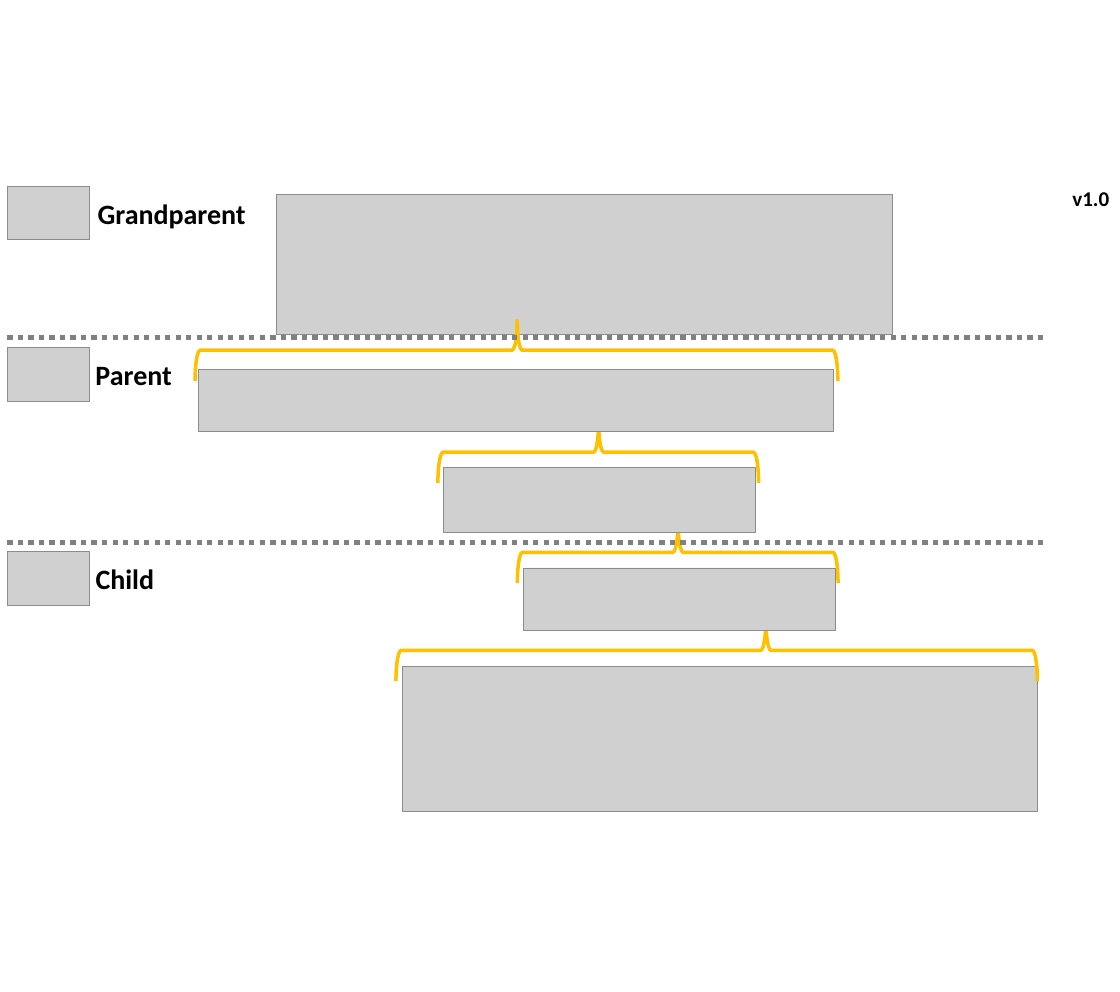
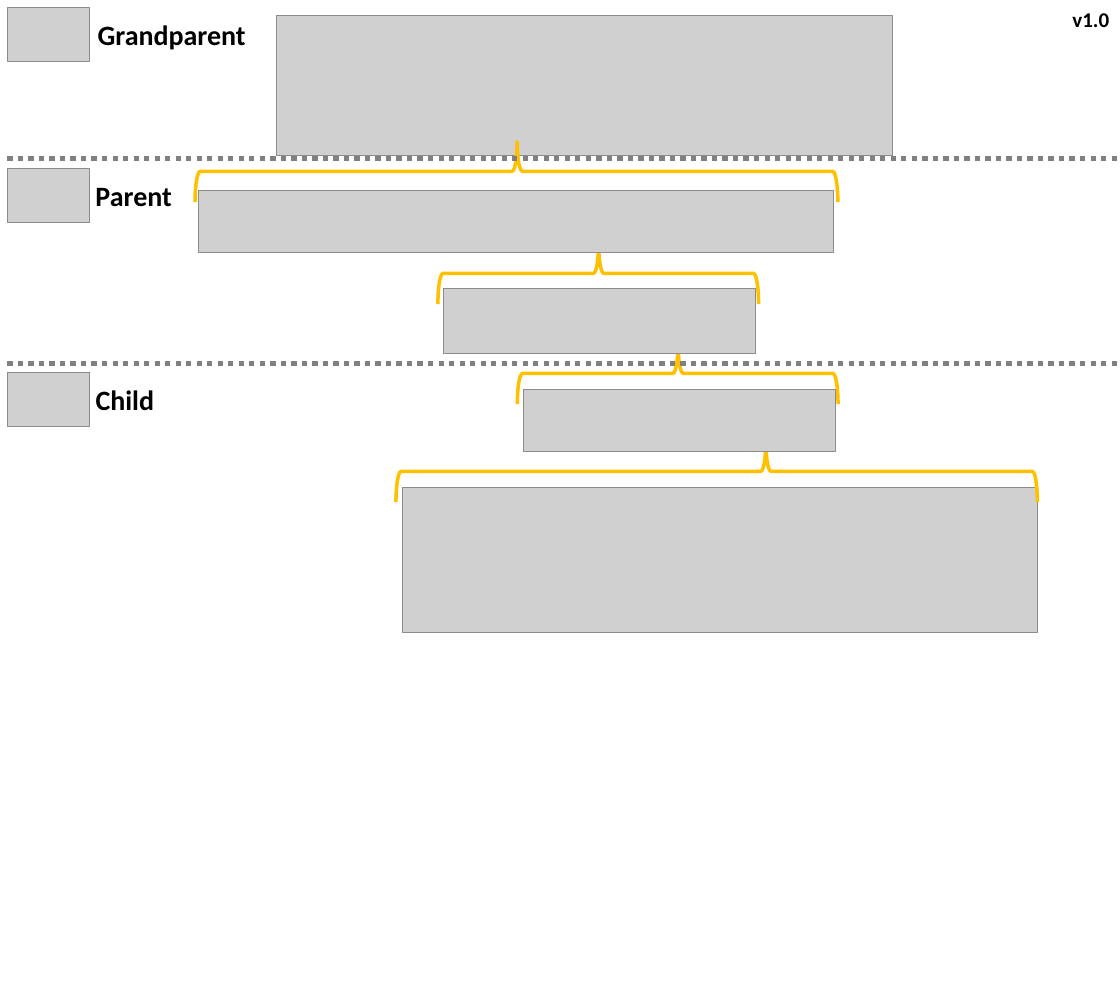
Before and after one commit to mrpaulandrew/procfwk, a slide deck: slide 1 of Images/All ADF Activities.pptx (slide 2 before the commit). Drawn at 1120x992 pixels with LibreOffice and Linux fonts; fonts in the diff are those of the drawing; grey boxes stand for pictures. Boxes give left, top, right and bottom in pixels: in the first picture for what was removed or moved away, otherwise in the second. Text is boxed around its words. In the diff, an @@ line names an element or a change of style, - is before the commit and + after.

```diff
--- a/Images/All ADF Activities.pptx
+++ b/Images/All ADF Activities.pptx
@@ line moved from (8, 338) - (1044, 338) to (8, 159) - (1118, 159) @@
@@ line moved from (8, 543) - (1044, 543) to (8, 364) - (1118, 364) @@
@@ 8 pictures, 4 texts, 4 left braces: place and size @@
-8 pictures, 4 texts, 4 left braces at bbox=[8, 187, 1109, 812]
+8 pictures, 4 texts, 4 left braces at bbox=[8, 8, 1109, 633]
```
Also in this commit, not shown: 2 other slides changed, 1 slide removed, 1 other file.
